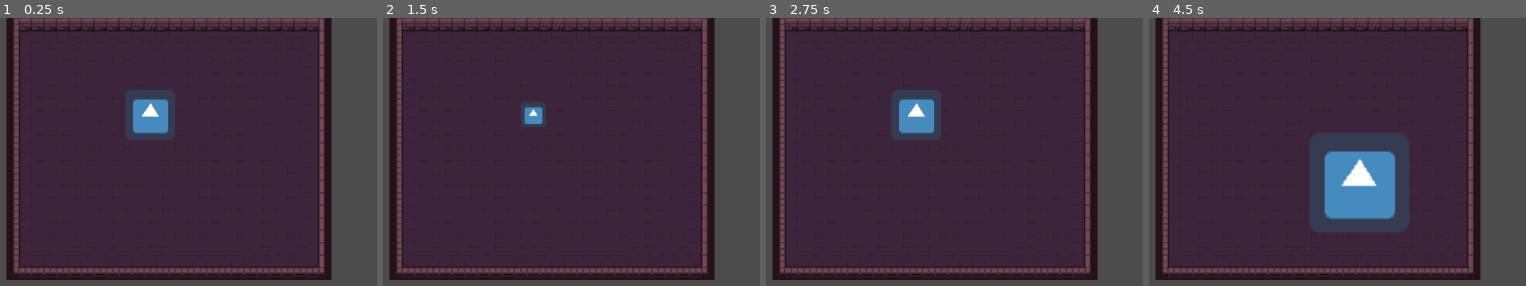
Above: before the commit, frames 1-4 (left to right).
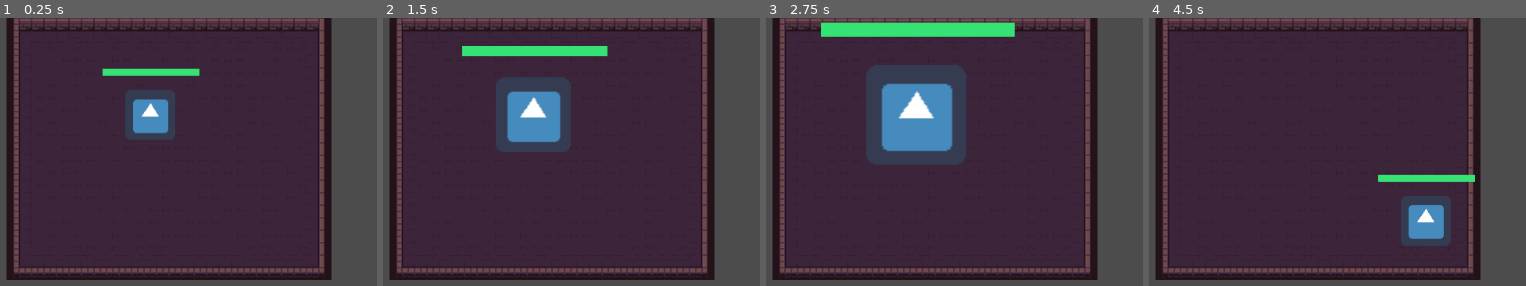
Above: after the commit, the same moments.

Repository: ardilom/CC5408
Game: Godot game, scene res://Scene/Mapa.tscn
Same seed, same stepped clock (60 frames per second), same inputs: the game is played once before the commit and once after it. The engine's default icon, where the game draws it, is replaced by a stand-in: a white triangle on a blue panel in a dark square.
Inputs (mouse positions are in pixels of both pictures, inside the frame that each line leads up to):
- Up to frame 1 (0.25 s): no input
- Up to frame 2 (1.5 s): tap Enter at 0.5 s; move the mouse to (outside the picture) at 0.52 s; hold A (bigger) 0.53-1.28 s; tap S (smaller) at 0.8, 1.35 s; tap Space at 1.25 s; move the mouse to (616, 275) at 1.27 s
- Up to frame 3 (2.75 s): tap A (bigger) at 1.55 s; tap Enter at 2 s; move the mouse to (outside the picture) at 2.02 s; hold A (bigger) from 2.03 s (still down); tap S (smaller) at 2.3 s
- Up to frame 4 (4.5 s): tap Space at 2.75, 4.25 s; move the mouse to (outside the picture) at 2.77 s; release A (bigger) at 2.78 s; click (outside the picture) at 2.85 s; tap A (bigger) at 3.05, 4.35 s; tap Enter at 3.5 s; move the mouse to (outside the picture) at 3.52 s; hold S (smaller) 3.53-4.28 s; move the mouse to (1303, 181) at 4.27 s

The runs differ from the first frame. In frame 1, 0.8% of the frame differs, in the area x 27-54%, y 18-22%; in frame 2, 4.4%; in frame 3, 7.3%, in the area x 14-67%, y 1-55%; in frame 4, 7.2%.

Commit message:
enemy and attack

Diff:
--- a/Scene/Character.tscn
+++ b/Scene/Character.tscn
@@ -1,32 +1,52 @@
-[gd_scene load_steps=5 format=2]
+[gd_scene load_steps=7 format=2]
 
 [ext_resource path="res://icon.png" type="Texture" id=1]
 [ext_resource path="res://Scritps/KinematicBody2D.gd" type="Script" id=2]
 
-[sub_resource type="RectangleShape2D" id=1]
+[sub_resource type="StyleBoxFlat" id=1]
+bg_color = Color( 0.211765, 0.894118, 0.462745, 1 )
+
+[sub_resource type="StyleBoxFlat" id=2]
+bg_color = Color( 0.976471, 0.403922, 0.403922, 1 )
+
+[sub_resource type="RectangleShape2D" id=3]
 extents = Vector2( 30, 30 )
 
-[sub_resource type="CircleShape2D" id=2]
-radius = 9.15918
+[sub_resource type="CircleShape2D" id=4]
+radius = 8.38987
 
 [node name="Character" type="KinematicBody2D" groups=[
 "player",
 ]]
-position = Vector2( 443, 178 )
 script = ExtResource( 2 )
 __meta__ = {
 "_edit_group_": true
+}
+
+[node name="ProgressBar" type="ProgressBar" parent="."]
+margin_left = -61.0
+margin_top = -59.0
+margin_right = 63.0
+margin_bottom = -50.0
+custom_styles/fg = SubResource( 1 )
+custom_styles/bg = SubResource( 2 )
+custom_colors/font_color = Color( 0.0980392, 0.635294, 0.282353, 1 )
+custom_colors/font_color_shadow = Color( 0.721569, 0.215686, 0.215686, 1 )
+value = 100.0
+percent_visible = false
+__meta__ = {
+"_edit_use_anchors_": false
 }
 
 [node name="Sprite" type="Sprite" parent="."]
 texture = ExtResource( 1 )
 
 [node name="CollisionShape2D" type="CollisionShape2D" parent="."]
-shape = SubResource( 1 )
+shape = SubResource( 3 )
 
 [node name="AttackArea" type="Area2D" parent="."]
 
 [node name="CollisionShape2D" type="CollisionShape2D" parent="AttackArea"]
 scale = Vector2( 8, 8 )
-shape = SubResource( 2 )
+shape = SubResource( 4 )
 [connection signal="body_entered" from="AttackArea" to="." method="_on_AttackArea_body_entered"]
--- /dev/null
+++ b/Scene/Enemy.tscn
@@ -0,0 +1,43 @@
+[gd_scene load_steps=6 format=2]
+
+[ext_resource path="res://icon.png" type="Texture" id=1]
+[ext_resource path="res://Scritps/Enemy.gd" type="Script" id=2]
+
+[sub_resource type="CircleShape2D" id=1]
+radius = 19.823
+
+[sub_resource type="StyleBoxFlat" id=2]
+bg_color = Color( 0.211765, 0.894118, 0.462745, 1 )
+
+[sub_resource type="StyleBoxFlat" id=3]
+bg_color = Color( 0.976471, 0.403922, 0.403922, 1 )
+
+[node name="Enemy" type="KinematicBody2D" groups=[
+"enemy",
+]]
+script = ExtResource( 2 )
+__meta__ = {
+"_edit_group_": true
+}
+
+[node name="Sprite" type="Sprite" parent="."]
+scale = Vector2( 0.584997, 0.605361 )
+texture = ExtResource( 1 )
+
+[node name="CollisionShape2D" type="CollisionShape2D" parent="."]
+shape = SubResource( 1 )
+
+[node name="ProgressBar" type="ProgressBar" parent="."]
+anchor_right = 1.0
+anchor_bottom = 0.796
+margin_left = -18.0
+margin_top = -26.0
+margin_right = 18.0
+margin_bottom = -22.0
+custom_styles/fg = SubResource( 2 )
+custom_styles/bg = SubResource( 3 )
+value = 100.0
+percent_visible = false
+__meta__ = {
+"_edit_use_anchors_": false
+}
--- a/Scene/Mapa.tscn
+++ b/Scene/Mapa.tscn
@@ -3,6 +3,12 @@
 [ext_resource path="res://Scene/Character.tscn" type="PackedScene" id=1]
 [ext_resource path="res://2D Pixel Dungeon Asset Pack/character and tileset/Dungeon_Tileset.png" type="Texture" id=2]
 
+[sub_resource type="ConvexPolygonShape2D" id=1]
+points = PoolVector2Array( 0, 0, 16, 0, 16, 16, 0, 16 )
+
+[sub_resource type="ConvexPolygonShape2D" id=2]
+points = PoolVector2Array( 0, 0, 16, 0, 16, 16, 0, 16 )
+
 [sub_resource type="ConvexPolygonShape2D" id=3]
 points = PoolVector2Array( 0, 0, 16, 0, 16, 16, 0, 16 )
 
@@ -18,13 +24,7 @@
 [sub_resource type="ConvexPolygonShape2D" id=7]
 points = PoolVector2Array( 0, 0, 16, 0, 16, 16, 0, 16 )
 
-[sub_resource type="ConvexPolygonShape2D" id=8]
-points = PoolVector2Array( 0, 0, 16, 0, 16, 16, 0, 16 )
-
-[sub_resource type="ConvexPolygonShape2D" id=9]
-points = PoolVector2Array( 0, 0, 16, 0, 16, 16, 0, 16 )
-
-[sub_resource type="TileSet" id=1]
+[sub_resource type="TileSet" id=8]
 0/name = "Dungeon_Tileset.png 0"
 0/texture = ExtResource( 2 )
 0/tex_offset = Vector2( 0, 0 )
--- a/Scene/Scene.tscn
+++ b/Scene/Scene.tscn
@@ -1,51 +1,11 @@
-[gd_scene load_steps=7 format=2]
+[gd_scene load_steps=3 format=2]
 
-[ext_resource path="res://icon.png" type="Texture" id=1]
+[ext_resource path="res://Scene/Enemy.tscn" type="PackedScene" id=1]
 [ext_resource path="res://Scene/Character.tscn" type="PackedScene" id=2]
-[ext_resource path="res://Scritps/Enemy.gd" type="Script" id=3]
-
-[sub_resource type="StyleBoxFlat" id=1]
-bg_color = Color( 0.101961, 0.67451, 0.231373, 1 )
-
-[sub_resource type="StyleBoxFlat" id=2]
-bg_color = Color( 0.819608, 0.0901961, 0.0901961, 1 )
-
-[sub_resource type="CircleShape2D" id=3]
-radius = 19.823
 
 [node name="Main" type="Node2D"]
 
+[node name="Enemy" parent="." instance=ExtResource( 1 )]
+
 [node name="Character" parent="." instance=ExtResource( 2 )]
-position = Vector2( 339.548, 302.061 )
-
-[node name="CanvasLayer" type="CanvasLayer" parent="Character"]
-
-[node name="ProgressBar" type="ProgressBar" parent="Character/CanvasLayer"]
-margin_left = 273.0
-margin_top = 95.0
-margin_right = 356.0
-margin_bottom = 109.0
-custom_styles/fg = SubResource( 1 )
-custom_styles/bg = SubResource( 2 )
-value = 100.0
-percent_visible = false
-__meta__ = {
-"_edit_use_anchors_": false
-}
-
-[node name="Enemy" type="KinematicBody2D" parent="." groups=[
-"enemy",
-]]
-position = Vector2( 191.439, 136.163 )
-script = ExtResource( 3 )
-__meta__ = {
-"_edit_group_": true
-}
-
-[node name="Sprite" type="Sprite" parent="Enemy"]
-position = Vector2( -0.374619, -0.0814362 )
-scale = Vector2( 0.584997, 0.605361 )
-texture = ExtResource( 1 )
-
-[node name="CollisionShape2D" type="CollisionShape2D" parent="Enemy"]
-shape = SubResource( 3 )
+position = Vector2( 383.579, 240.474 )
--- a/Scritps/Enemy.gd
+++ b/Scritps/Enemy.gd
@@ -1 +1,28 @@
 extends KinematicBody2D
+
+onready var player = get_node("/root/Main/Character")
+var SPEED = 100
+var linear_vel = Vector2()
+var hp = 100 setget set_hp
+var damage = 1
+
+func receive_damage(amount):
+	set_hp(hp-amount)
+
+func set_hp(value):
+	hp = clamp(value, 0, 100)
+	$ProgressBar.value = hp
+
+func _physics_process(delta):
+	var target = player.position
+	var diff = target - position
+	var target_vel = diff.normalized() * SPEED
+
+	linear_vel = lerp(linear_vel, target_vel, 0.5)
+	linear_vel = move_and_slide(linear_vel)
+
+func _process(delta):
+	for i in get_slide_count():
+		var collision = get_slide_collision(i)
+		if collision.collider.is_in_group("player"):
+			collision.collider.receive_damag(damage)
--- a/Scritps/KinematicBody2D.gd
+++ b/Scritps/KinematicBody2D.gd
@@ -6,6 +6,7 @@
 var SPEED = 1000
 var dashRange : float = 100
 var hp = 100 setget set_hp
+var damage = 15
 
 onready var attack_area = get_node("AttackArea/CollisionShape2D")
 
@@ -14,7 +15,6 @@
 var SCALE_NORMAL = 1
 var SCALE_BIG = 2
 
-var current_scale = SCALE_NORMAL
 
 
 func start_dash():
@@ -30,28 +30,22 @@
 func _ready():
 	attack_area.disabled= true
 
-
-
+func receive_damag(amount):
+	set_hp(hp-amount)
 
 func set_hp(value):
 	hp = clamp(value, 0, 100)
-	$CanvasLayer/ProgressBar.value = hp
+	$ProgressBar.value = hp
 
 
 func _physics_process(delta):
-	if Input.is_action_just_pressed("bigger"):
-		if current_scale == SCALE_SMALL:
-			current_scale = SCALE_NORMAL
-		elif current_scale == SCALE_NORMAL:
-			current_scale = SCALE_BIG
-		scale = Vector2(current_scale, current_scale)
+	if Input.is_action_just_released("bigger") or Input.is_action_pressed("bigger") :
+		scale = min(scale.x+0.1,SCALE_BIG) * Vector2.ONE
+		linear_vel = move_and_slide(linear_vel)
 
-	if Input.is_action_just_pressed("smaller"):
-		if current_scale == SCALE_NORMAL:
-			current_scale = SCALE_SMALL
-		elif current_scale == SCALE_BIG:
-			current_scale = SCALE_NORMAL
-		scale = Vector2(current_scale, current_scale)
+	if Input.is_action_just_released("smaller") or Input.is_action_pressed("smaller"):
+		scale = max(scale.x-0.1,SCALE_SMALL) * Vector2.ONE
+		linear_vel = move_and_slide(linear_vel)
 
 	if Input.is_action_just_pressed("dash"):
 		start_dash()
@@ -93,5 +87,5 @@
 
 func _on_AttackArea_body_entered(body):
 	if body.is_in_group("enemy"):
-		set_hp(hp-10)
+		body.receive_damage(damage)
 		print("enemigo atacado")
--- a/project.godot
+++ b/project.godot
@@ -52,11 +52,13 @@
 bigger={
 "deadzone": 0.5,
 "events": [ Object(InputEventKey,"resource_local_to_scene":false,"resource_name":"","device":0,"alt":false,"shift":false,"control":false,"meta":false,"command":false,"pressed":false,"scancode":65,"unicode":0,"echo":false,"script":null)
+, Object(InputEventMouseButton,"resource_local_to_scene":false,"resource_name":"","device":0,"alt":false,"shift":false,"control":false,"meta":false,"command":false,"button_mask":0,"position":Vector2( 0, 0 ),"global_position":Vector2( 0, 0 ),"factor":1.0,"button_index":4,"pressed":false,"doubleclick":false,"script":null)
  ]
 }
 smaller={
 "deadzone": 0.5,
 "events": [ Object(InputEventKey,"resource_local_to_scene":false,"resource_name":"","device":0,"alt":false,"shift":false,"control":false,"meta":false,"command":false,"pressed":false,"scancode":83,"unicode":0,"echo":false,"script":null)
+, Object(InputEventMouseButton,"resource_local_to_scene":false,"resource_name":"","device":0,"alt":false,"shift":false,"control":false,"meta":false,"command":false,"button_mask":0,"position":Vector2( 0, 0 ),"global_position":Vector2( 0, 0 ),"factor":1.0,"button_index":5,"pressed":false,"doubleclick":false,"script":null)
  ]
 }
 
Not shown: 8 places in Scene/Mapa.tscn that only renumber resources
